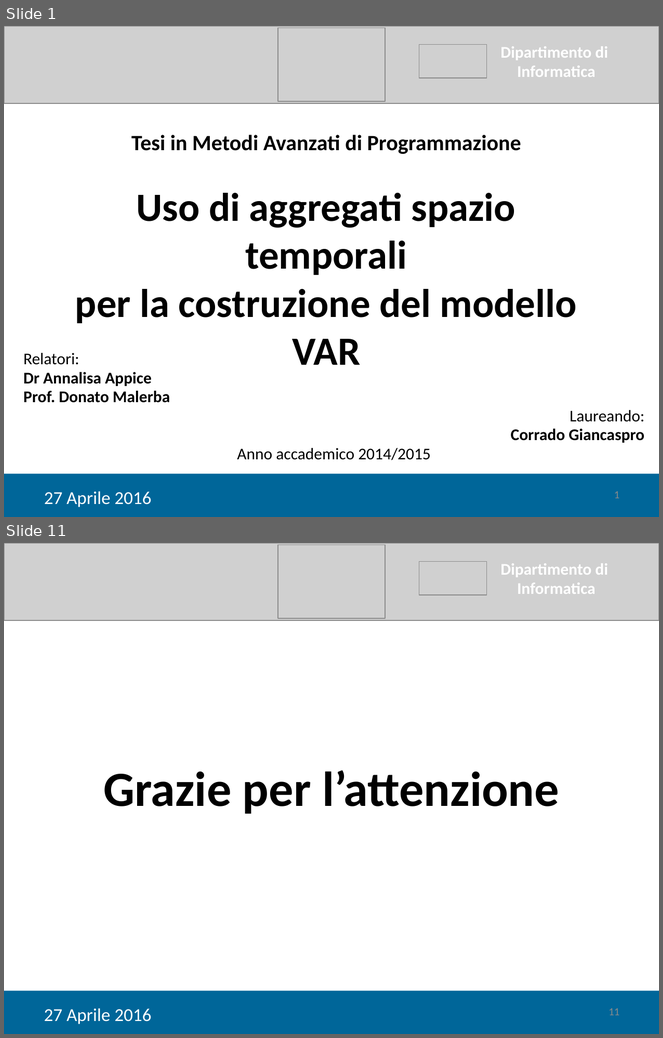
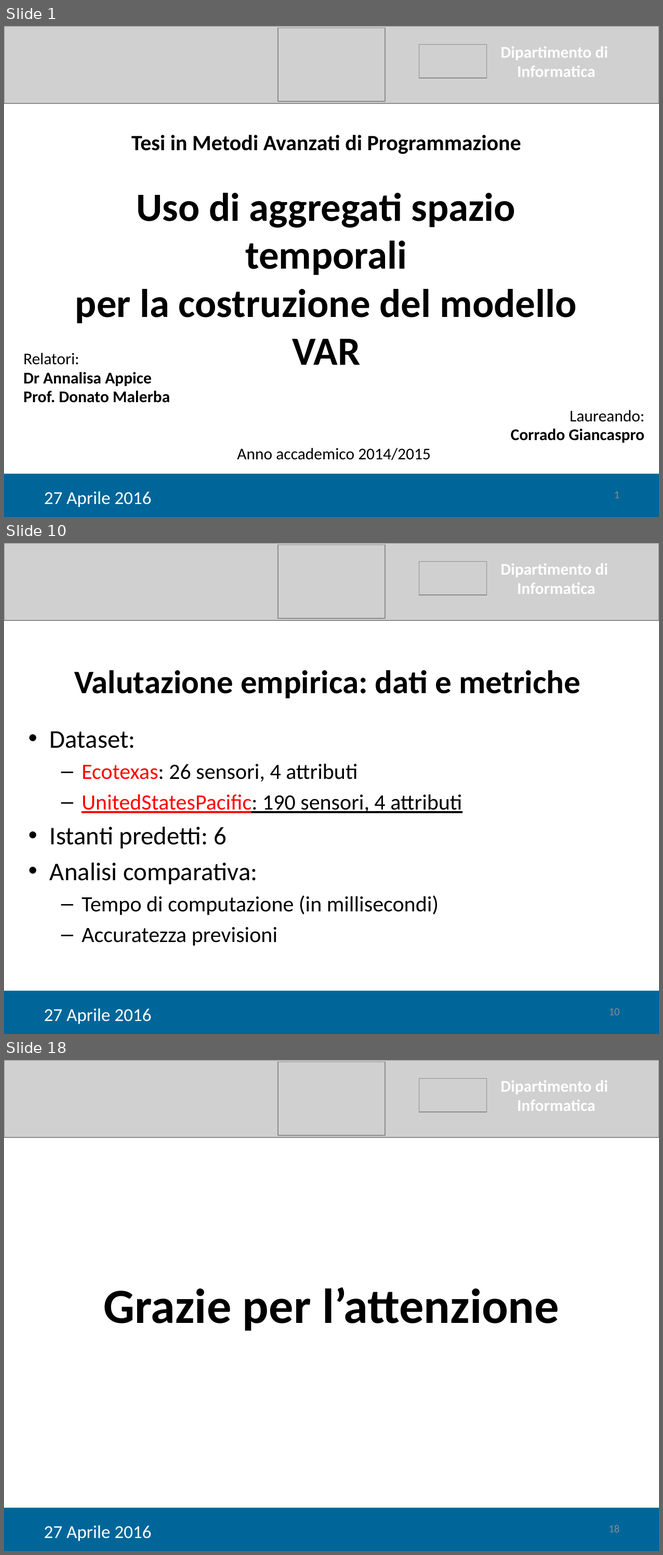
Before and after one commit to tps1516/Tesi, a slide deck: Tesi Corrado/Giancaspro_Corrado_Presentazione.pptx. Shown one above the other, each under a label of ours: slides 1 and 11 before the commit, slides 1, 10 and 18 after it; the slides between them are not shown. The pictures are 663x1038 and 663x1555 pixels, drawn with LibreOffice and Linux fonts; fonts in the diff are those of the drawing; grey boxes stand for pictures. Boxes give left, top, right and bottom in pixels: in the first picture for what was removed or moved away, otherwise in the second. Text is boxed around its words. In the diff, an @@ line names an element or a change of style, - is before the commit and + after.

```diff
--- a/Tesi Corrado/Giancaspro_Corrado_Presentazione.pptx
+++ b/Tesi Corrado/Giancaspro_Corrado_Presentazione.pptx
@@ slide 10 added at bbox=[4, 543, 659, 1034], background #FFFFFF @@
@@ picture added at bbox=[4, 543, 659, 620] @@
@@ picture added at bbox=[278, 545, 385, 618] @@
@@ picture added at bbox=[419, 561, 487, 595] @@
@@ text added at bbox=[501, 563, 608, 594], 18 pt, text #FFFFFF, bold @@
+Dipartimento di
+Informatica
@@ text added at bbox=[74, 670, 581, 698], 36 pt, text #000000, bold @@
+Valutazione empirica: dati e metriche
@@ text added at bbox=[50, 731, 462, 946], 24 pt, text #000000 @@
+• Dataset:
+  – Ecotexas: 26 sensori, 4 attributi
+  – UnitedStatesPacific: 190 sensori, 4 attributi
+• Istanti predetti: 6
+• Analisi comparativa:
+  – Tempo di computazione (in millisecondi)
+  – Accuratezza previsioni
@@ rectangle added at bbox=[4, 991, 659, 1034], fill #006699 @@
@@ text added at bbox=[44, 1008, 152, 1025], 20 pt, text #FFFFFF @@
+27 Aprile 2016
@@ page number added at bbox=[609, 1008, 620, 1016], 12 pt, text #8C8C8C @@
+10
@@ what was slide 11 is now slide 18 @@
@@ page number at bbox=[609, 1525, 620, 1533]: text changed @@
-11
+18
```
Also in this commit, not shown: 8 slides changed, 7 other slides added, 1 slide removed, 1 other file.
